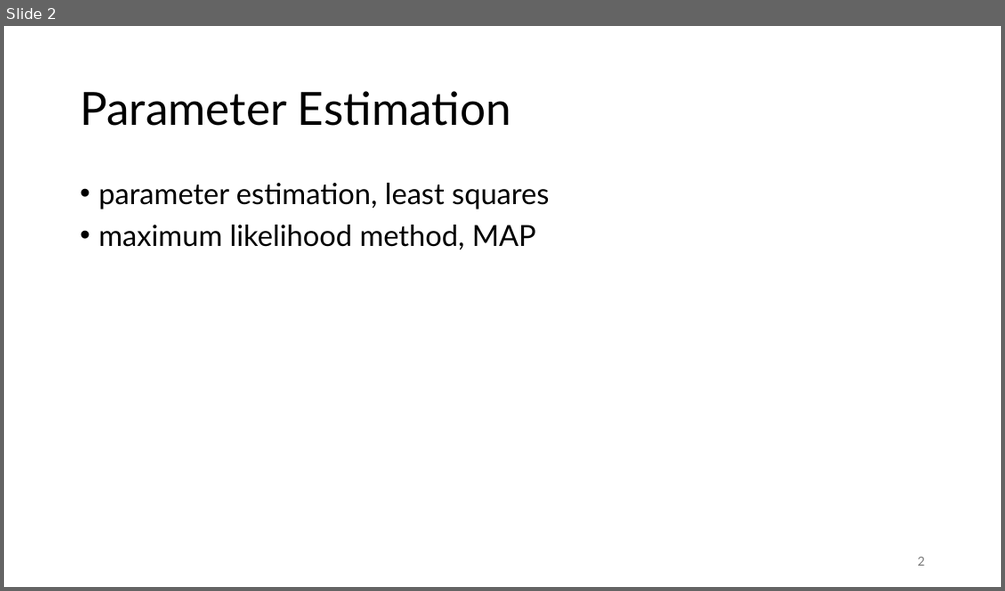
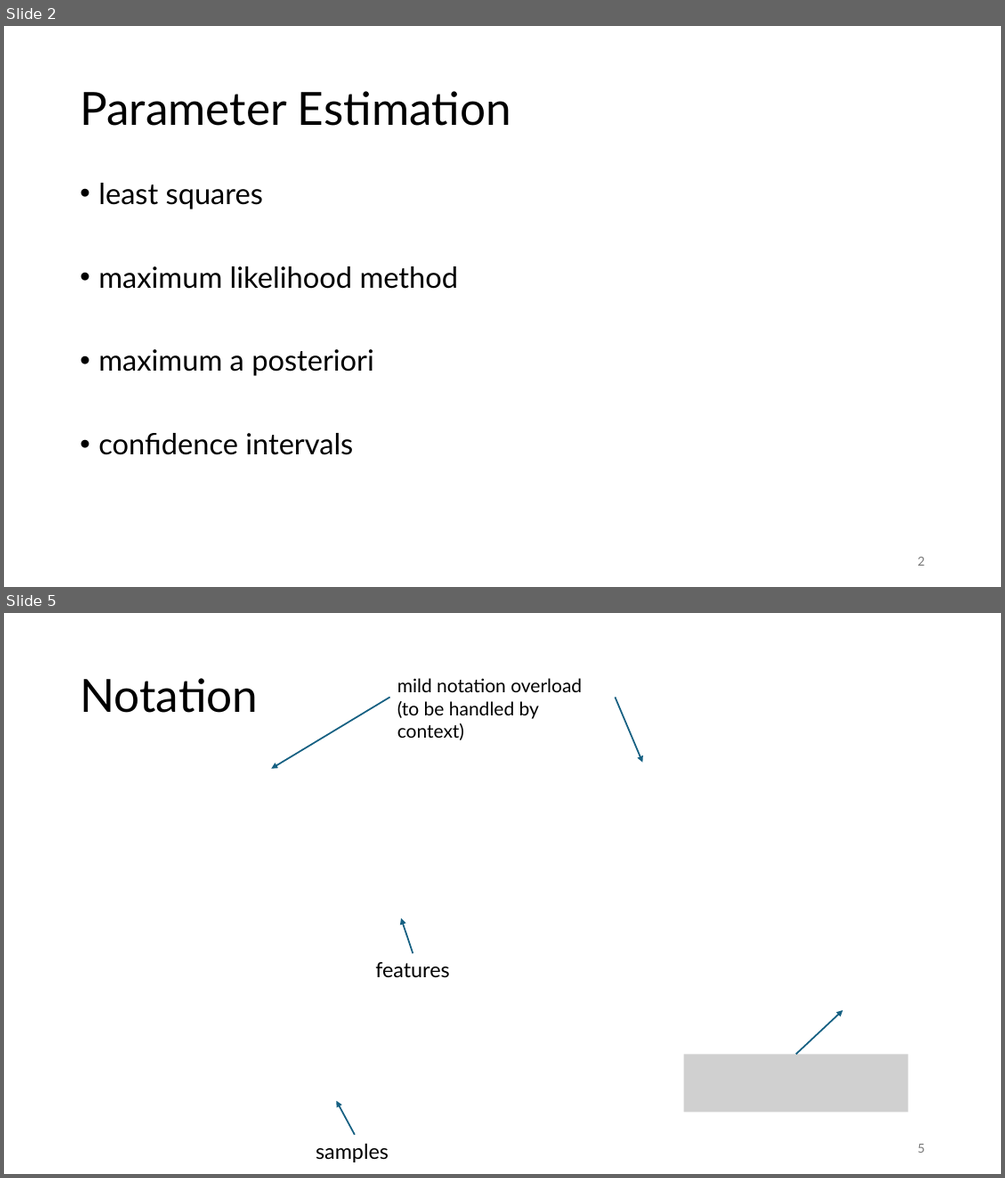
Before and after one commit to FelixWick/data_science, a slide deck: slides/4_parameter_estimation.pptx. Shown one above the other, each under a label of ours: slide 2 before the commit, slides 2 and 5 after it; the slides between them are not shown. The pictures are 1005x591 and 1005x1178 pixels, drawn with LibreOffice and Linux fonts; fonts in the diff are those of the drawing; grey boxes stand for pictures. Boxes give left, top, right and bottom in pixels: in the first picture for what was removed or moved away, otherwise in the second. Text is boxed around its words. In the diff, an @@ line names an element or a change of style, - is before the commit and + after.

Commit message:
parameter estimation slides

```diff
--- a/slides/4_parameter_estimation.pptx
+++ b/slides/4_parameter_estimation.pptx
@@ slide 5 added at (4,613,1001,1174), background #FFFFFF @@
@@ title added at (80,678,258,713), 44 pt, text #000000 @@
+Notation
@@ text added at (397,678,582,740), 18 pt, text #000000 @@
+mild notation overload
+(to be handled by context)
@@ arrow added from (390, 697) to (271, 769), #156082 1.5 pt @@
@@ arrow added from (615, 697) to (643, 763), #156082 1.5 pt @@
@@ arrow added from (413, 953) to (401, 918), #156082 1.5 pt @@
@@ text added at (375,962,449,978), 20 pt, text #000000 @@
+features
@@ arrow added from (796, 1054) to (843, 1010), #156082 1.5 pt @@
@@ picture added at (684,1054,908,1111) @@
@@ arrow added from (355, 1135) to (337, 1101), #156082 1.5 pt @@
@@ text added at (316,1143,388,1162), 20 pt, text #000000 @@
+samples
@@ page number added at (917,1143,924,1152), 12 pt, text #797979 @@
+5
@@ slide 2 changed as well @@
@@ text at (98,183,459,455): text changed @@
-• parameter estimation, least squares
-• maximum likelihood method, MAP
+• least squares
+• maximum likelihood method
+• maximum a posteriori
+• confidence intervals
```
Also in this commit, not shown: 8 other slides changed, 20 other slides added, 6 slides removed, 2 other files.
